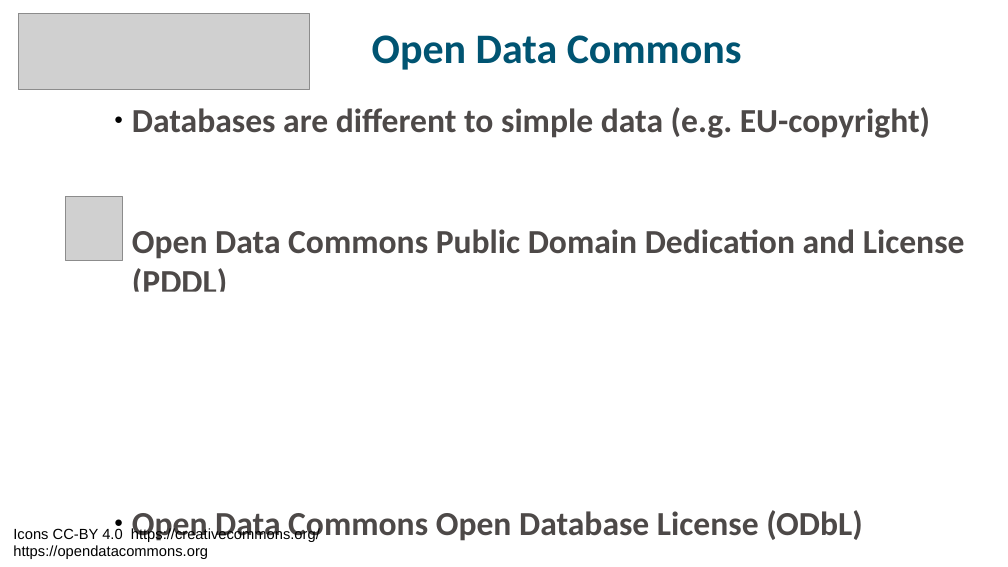
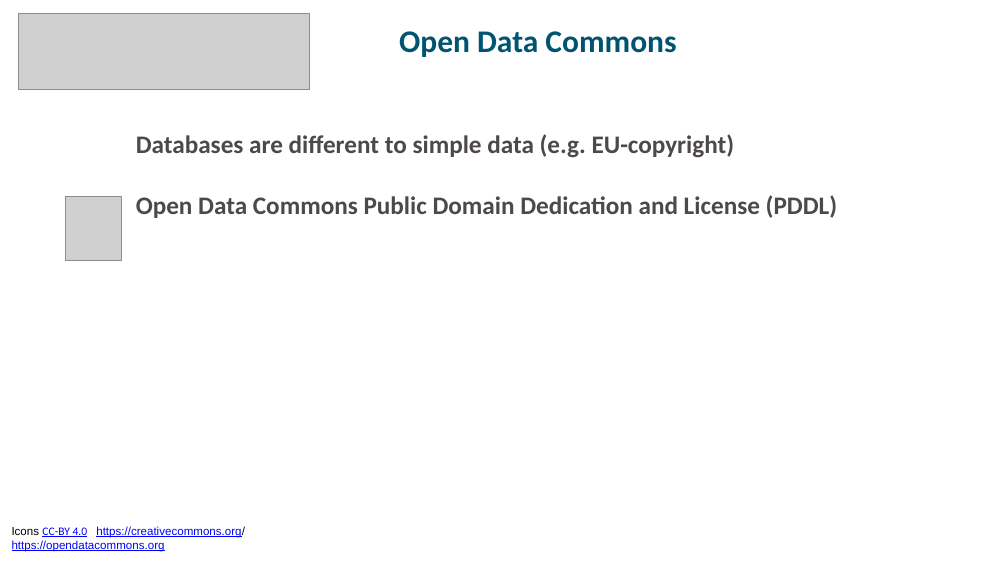
Before and after one commit to ELIXIR-Norway-Training/DMP-writing-workshop, a slide deck: slide 38 of 09_Licensing.odp. Drawn at 1008x567 pixels with LibreOffice and Linux fonts; fonts in the diff are those of the drawing; grey boxes stand for pictures. Boxes give left, top, right and bottom in pixels: in the first picture for what was removed or moved away, otherwise in the second. Text is boxed around its words. In the diff, an @@ line names an element or a change of style, - is before the commit and + after.

```diff
--- a/09_Licensing.odp
+++ b/09_Licensing.odp
@@ text "Open Data Commons" at (399,31,676,57): size 40 to 30 pt @@
@@ text "Databases are different to simple ...": place and size @@
-text "Databases are different to simple ..." at (132,107,965,542)
+text "Databases are different to simple ..." at (136,134,837,218)
@@ text "Databases are different to simple ..." at (136,134,837,218): size 32 to 24 pt; bullet ● to none; line spacing 1 to 2 @@
@@ rectangle removed at (0,292,1000,488) @@
@@ text "Icons CC-BY 4.0 https://creativecommons.org/" at (12,526,245,552): size 14 to 11 pt, text colour #000000 to #0000FF, underline on; font Arial to Calibri in "CC-BY 4.0" @@
@@ text at (132,510,863,542): paragraphs removed @@
-● Open Data Commons Attribution License (ODC-By)
-● Open Data Commons Open Database License (ODbL)
```
Also in this commit, not shown: 45 other slides changed, 6 slides added, 6 slides removed, 4 other files.
